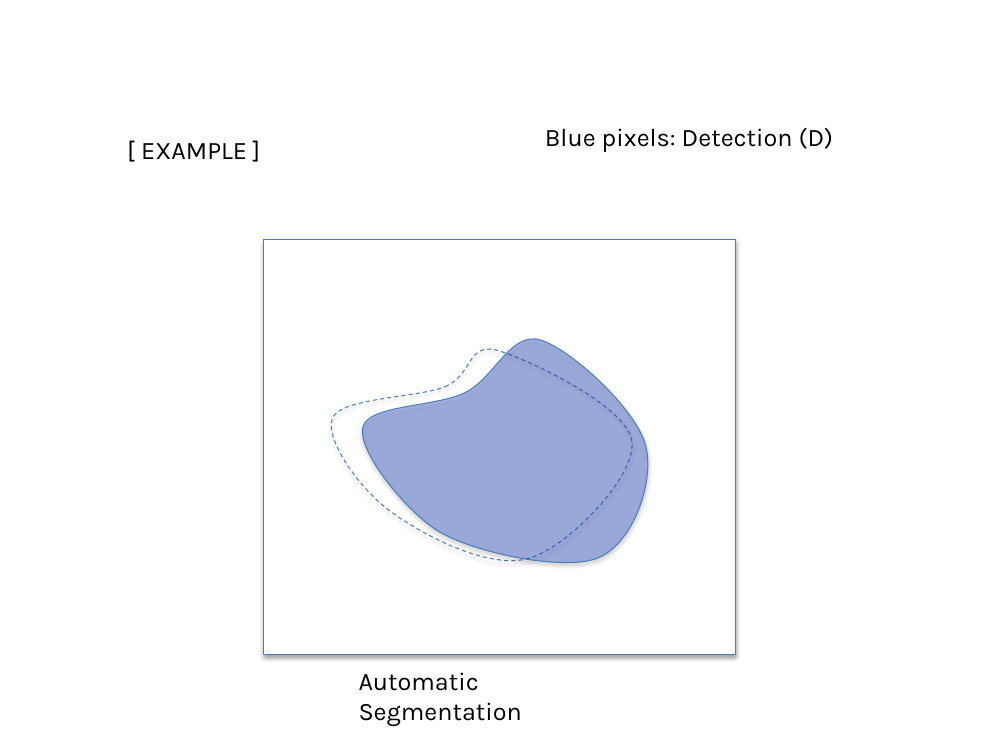
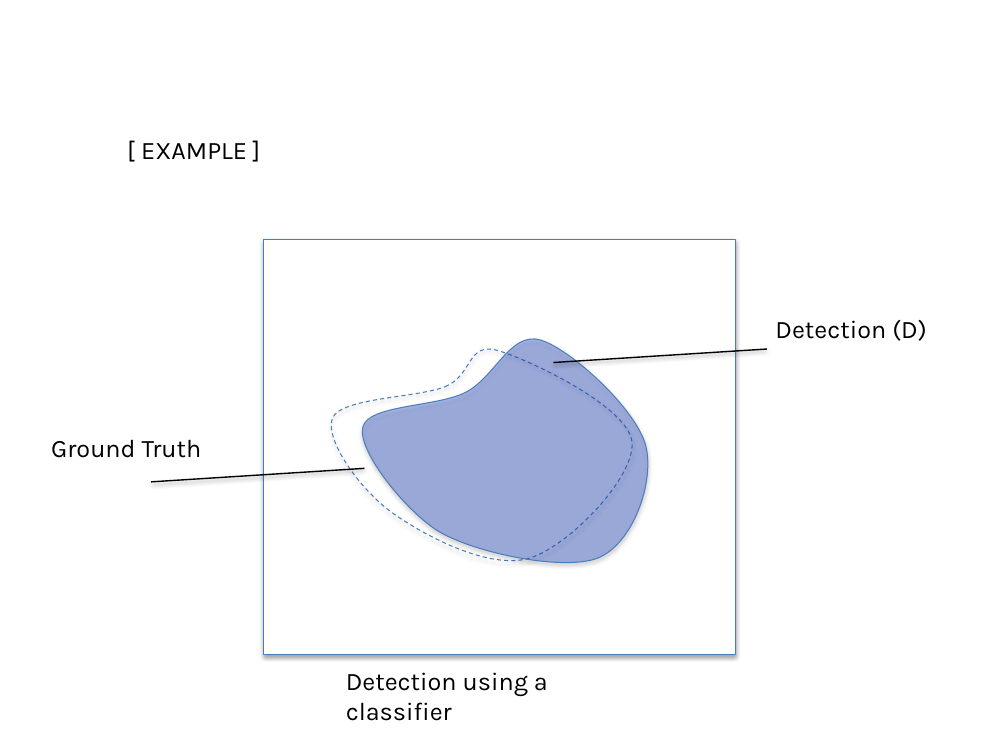
Before and after one commit to domingomery/patrones, a slide deck: slide 13 of clases/Cap05_Evaluacion/presentations/PAT05_ConfusionMatrix.pptx (slide 12 before the commit). Drawn at 1008x756 pixels with LibreOffice and Linux fonts; fonts in the diff are those of the drawing. Boxes give left, top, right and bottom in pixels: in the first picture for what was removed or moved away, otherwise in the second. Text is boxed around its words. In the diff, an @@ line names an element or a change of style, - is before the commit and + after.

```diff
--- a/clases/Cap05_Evaluacion/presentations/PAT05_ConfusionMatrix.pptx
+++ b/clases/Cap05_Evaluacion/presentations/PAT05_ConfusionMatrix.pptx
@@ text at (x1=775, y1=320, x2=927, y2=341): text changed @@
-Blue pixels: Detection (D)
+Detection (D)
@@ line added from (767, 349) to (553, 363), #000000 1 pt @@
@@ text added at (x1=51, y1=439, x2=202, y2=458), 18 pt, text #000000 @@
+Ground Truth
@@ line added from (365, 469) to (151, 482), #000000 1 pt @@
@@ text at (x1=346, y1=672, x2=548, y2=721): text changed @@
-Automatic Segmentation
+Detection using a classifier
```
Also in this commit, not shown: 6 other slides changed, 9 slides added, 2 slides removed, 5 other files.
